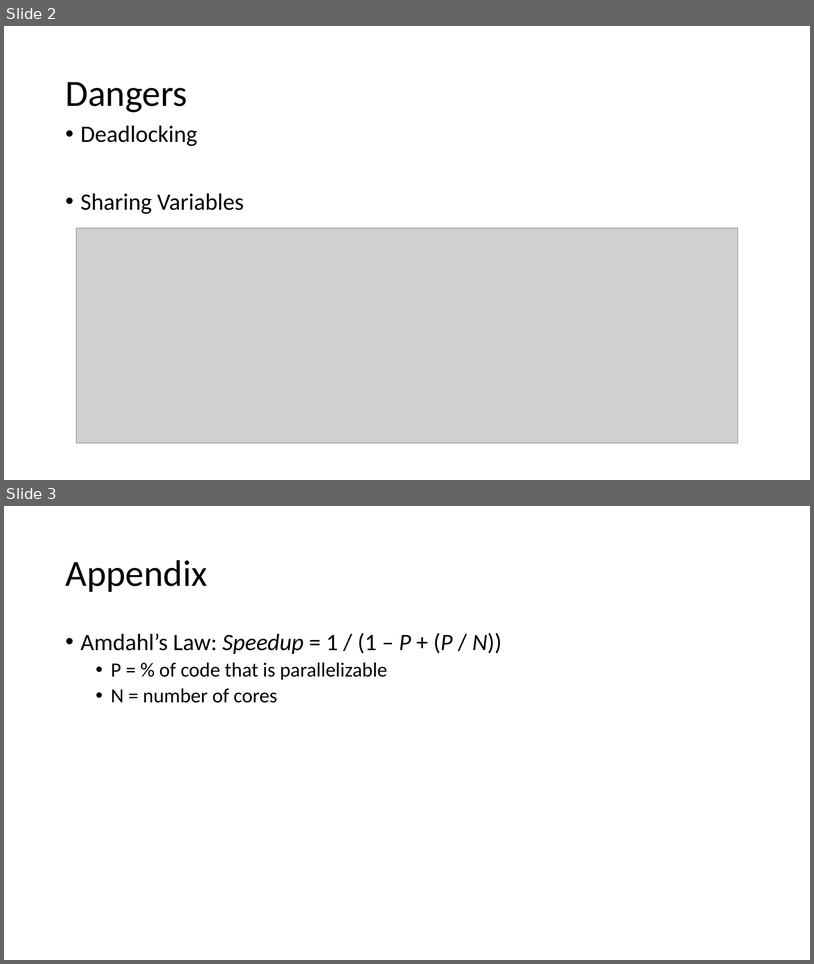
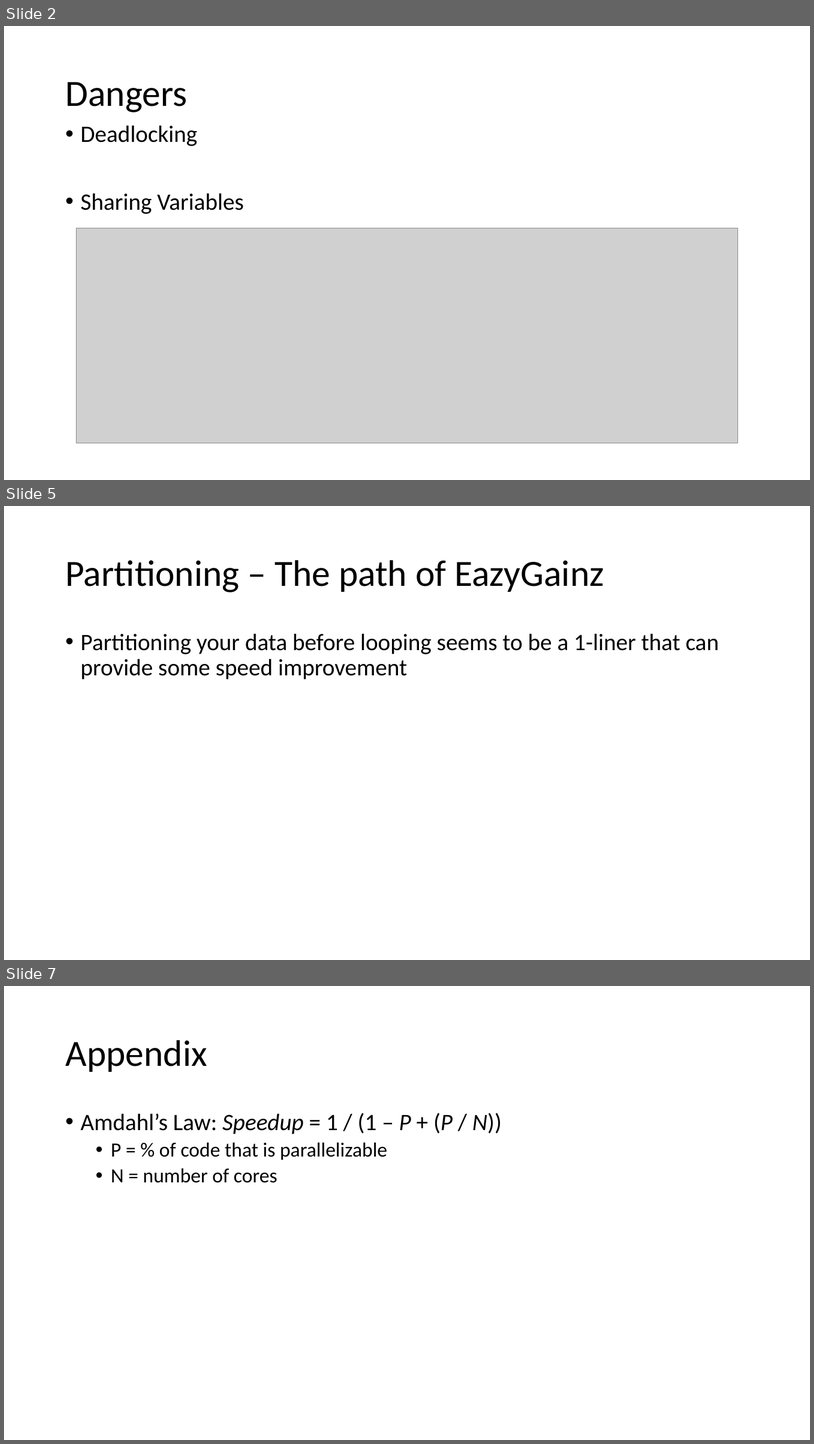
Before and after one commit to Ch3loo19/ConcurrencyDotNet, a slide deck: Concurrency/AdditionalInfo/SlidesDesu/GeekSlides.pptx. Shown one above the other, each under a label of ours: slides 2 and 3 before the commit, slides 2, 5 and 7 after it; the slides between them are not shown. The pictures are 814x964 and 814x1444 pixels, drawn with LibreOffice and Linux fonts; fonts in the diff are those of the drawing; grey boxes stand for pictures. Boxes give left, top, right and bottom in pixels: in the first picture for what was removed or moved away, otherwise in the second. Text is boxed around its words. In the diff, an @@ line names an element or a change of style, - is before the commit and + after.

```diff
--- a/Concurrency/AdditionalInfo/SlidesDesu/GeekSlides.pptx
+++ b/Concurrency/AdditionalInfo/SlidesDesu/GeekSlides.pptx
@@ slide 5 added at bbox=[4, 506, 810, 960], background #FFFFFF @@
@@ title added at bbox=[65, 560, 604, 592], 44 pt, text #000000 @@
+Partitioning – The path of EazyGainz
@@ text added at bbox=[81, 633, 720, 679], 28 pt, text #000000 @@
+• Partitioning your data before looping seems to be a 1-liner that can provide some speed improvement
@@ what was slide 3 is now slide 7 @@
```
Also in this commit, not shown: 1 slide changed, 3 other slides added, 2 other files.
